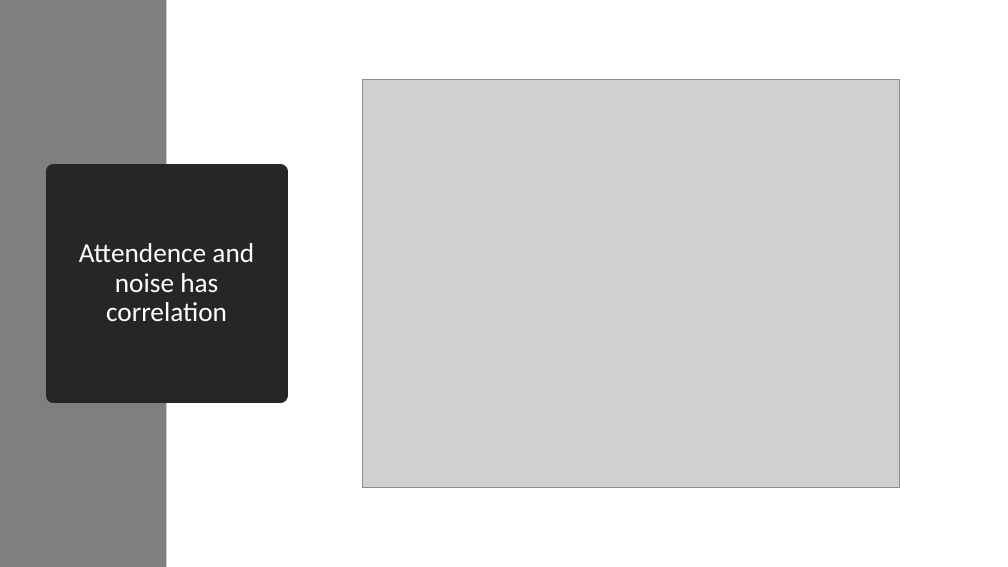
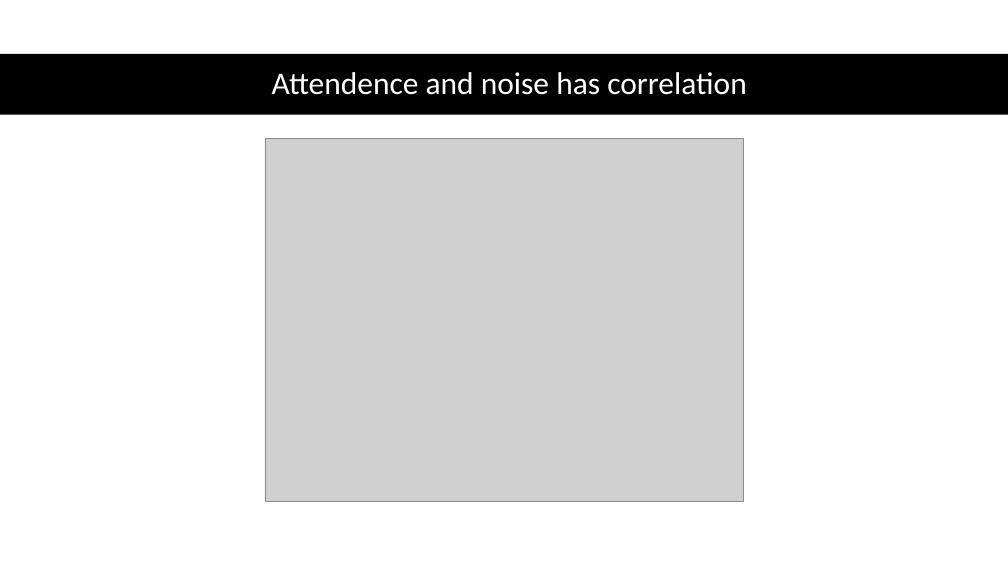
Before and after one commit to pradeep17j/SMU_MSDS, a slide deck: slide 4 of AppliedStats_Proj2/Presentation1.pptx. Drawn at 1008x567 pixels with LibreOffice and Linux fonts; fonts in the diff are those of the drawing; grey boxes stand for pictures. Boxes give left, top, right and bottom in pixels: in the first picture for what was removed or moved away, otherwise in the second. Text is boxed around its words. In the diff, an @@ line names an element or a change of style, - is before the commit and + after.

Commit message:
new changes

```diff
--- a/AppliedStats_Proj2/Presentation1.pptx
+++ b/AppliedStats_Proj2/Presentation1.pptx
@@ rectangle removed at [0,0,166,567] @@
@@ rectangle added at [0,54,1008,115], fill #000000 @@
@@ title "Attendence and noise has correlation": place and size @@
-title "Attendence and noise has correlation" at [53,172,281,395]
+title "Attendence and noise has correlation" at [46,53,973,114]
@@ title "Attendence and noise has correlation" at [46,53,973,114]: size 26 to 30 pt; fill #262626 to none; outline #262626 13.75 pt to none @@
@@ picture: place and size @@
-picture at [363,79,900,487]
+picture at [265,138,743,502]
```
Also in this commit, not shown: 3 slides added.
